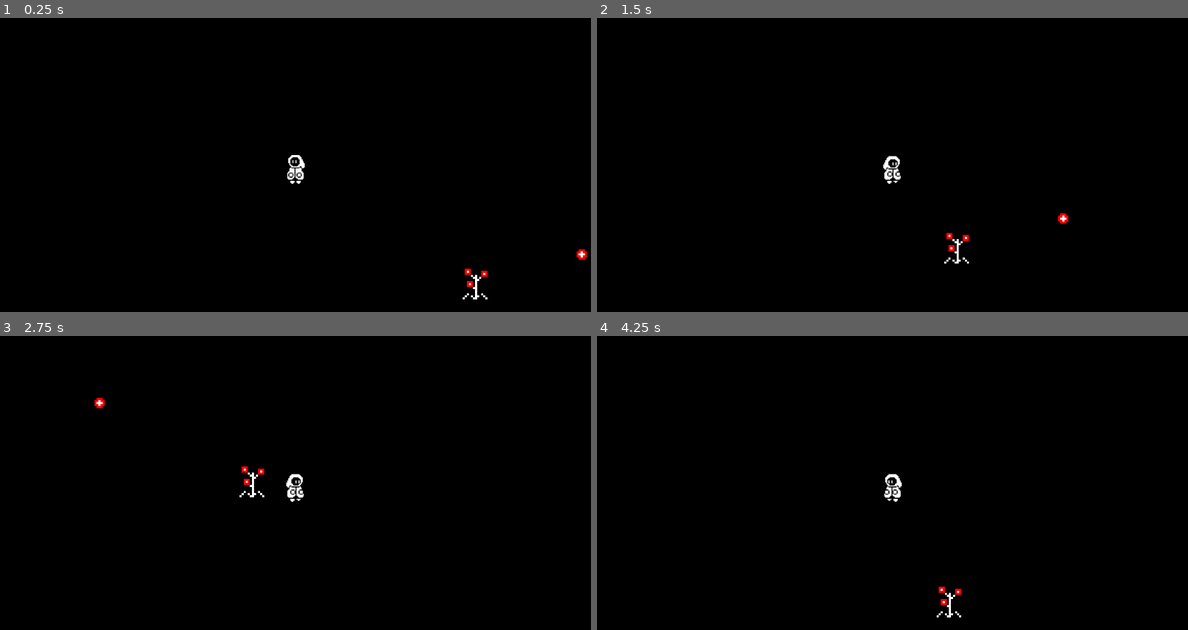
Above: before the commit, frames 1-4 (two rows, left to right).
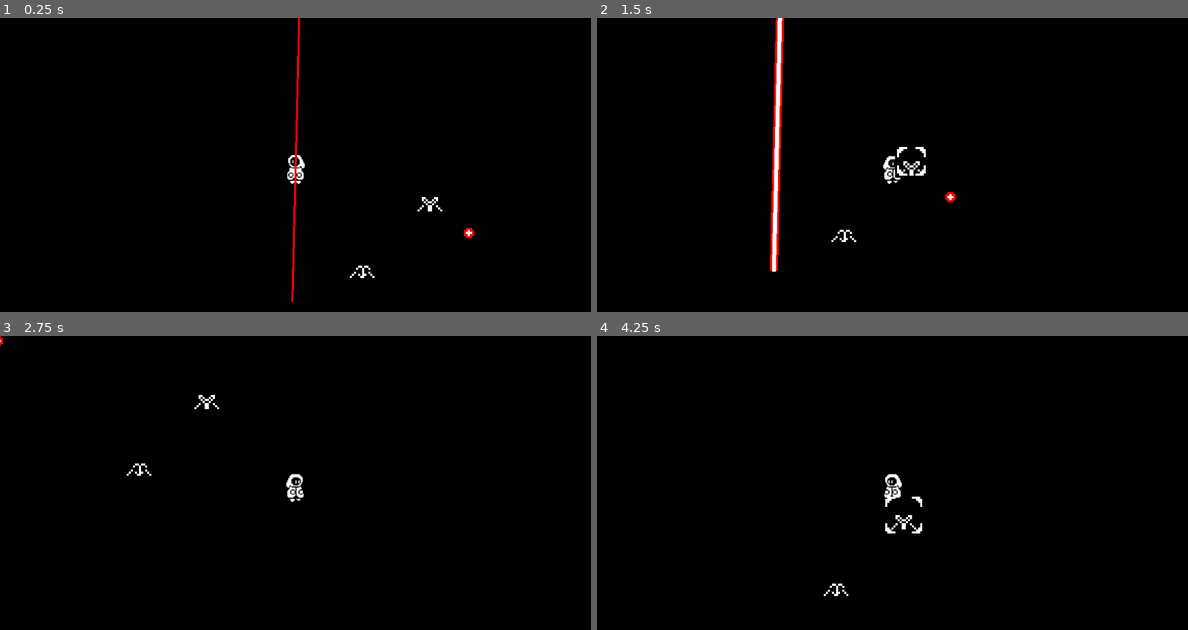
Above: after the commit, the same moments.

Repository: TheEggmo/Hexed-Harvest
Game: Godot game, scene res://test_level.tscn
Two runs of this game, one before a commit and one after it. Both use one fixed random seed, a clock stepped at 60 frames per second and the inputs below. This scene is started directly instead of the project's main scene.
Inputs:
- Up to frame 1 (0.25 s): no input
- Up to frame 2 (1.5 s): tap Enter at 0.5 s; hold D (right) 0.53-1.28 s; tap Space (interact) at 0.6 s; hold Down (down) from 1.28 s (still down); tap Shift (sprint) at 1.35 s
- Up to frame 3 (2.75 s): release Down (down) at 2.03 s; hold D (right) from 2.03 s (still down); tap Space (interact) at 2.1 s
- Up to frame 4 (4.25 s): release D (right) at 2.78 s; hold W (up) 2.78-3.53 s; tap Shift (sprint) at 2.85 s; hold A (left) from 3.53 s (still down); tap Space (interact) at 3.6 s

The runs differ from the first frame. In frame 1, 0.8% of the frame differs, in the area x 49-100%, y 0-97%; in frame 2, 1.8%, in the area x 29-80%, y 0-87%; in frame 3, 0.4%; in frame 4, 0.4%.

Commit message:
Parsnip attack, player hurtbox and hp controller
Added an attack to parsnip.
Added a hurtbox to the player which the plants attack can hit.
Added an hp controller to the player, which governs the player hp. It's connected to the hurtbox and reduces hp when hit.
Player blinks and gains iframes when losing hp.

Diff:
--- a/EventBus.gd
+++ b/EventBus.gd
@@ -1,6 +1,7 @@
 extends Node
 
-#TODO add a run restart signal
+signal player_died
+signal restart
 signal camera_limit_changed(rect :Rect2)
 signal points_changed(new_amount :int)
 
@@ -8,6 +9,9 @@
 	set(val):
 		points = val
 		points_changed.emit(points)
+
+func _ready():
+	restart.connect(cleanup)
 
 var text_scene = preload("res://Text/TextInstance.tscn")
 func spawn_floating_text(text :String, position: Vector2):
@@ -22,7 +26,8 @@
 
 var player_pos := Vector2.ZERO ## Prevents shenanigans when player is freed
 func get_player_position():
-	var player = get_tree().get_first_node_in_group("player")
+	#var player = get_tree().get_first_node_in_group("player")
+	var player = get_tree().get_first_node_in_group("player_hurtbox")
 	if player:
 		player_pos = player.global_position
 	return player_pos
--- /dev/null
+++ b/ParsnipProjectile.gd
@@ -0,0 +1,35 @@
+extends Node2D
+
+func _ready():
+	var target = Global.get_player_position()
+	## Lengthen the beam so it goes past the player
+	target += global_position.direction_to(target) * 1000
+
+	$TelegraphLine.clear_points()
+	$TelegraphLine.add_point(Vector2.ZERO)
+	$TelegraphLine.add_point(to_local(target))
+
+	$AttackLine.clear_points()
+	$AttackLine.add_point(Vector2.ZERO)
+	$AttackLine.add_point(to_local(target))
+	$AttackLine.visible = false
+
+	$RayCast2D.target_position = to_local(target)
+	set_physics_process(false)
+
+func _physics_process(_delta):
+	var hurtbox = $RayCast2D.get_collider()
+	if hurtbox:
+		hurtbox.activate()
+
+func _on_attack_timer_timeout():
+	$TelegraphLine.visible = false
+	$AttackLine.visible = true
+	set_physics_process(true)
+	$Fadeout.start()
+
+func _on_fadeout_timeout():
+	set_physics_process(false)
+	var tween = create_tween()
+	tween.tween_property($AttackLine, "width", 0, 0.5)
+	tween.tween_callback(queue_free)
--- /dev/null
+++ b/Plants/Attacks/parsnip_projectile.tscn
@@ -0,0 +1,36 @@
+[gd_scene load_steps=3 format=3 uid="uid://butwc8rnuoeth"]
+
+[ext_resource type="Script" path="res://ParsnipProjectile.gd" id="1_k7egg"]
+[ext_resource type="Texture2D" uid="uid://ddpye7p6xs4id" path="res://Plants/Attacks/beam.png" id="2_1dho5"]
+
+[node name="ParsnipProjectile" type="Node2D"]
+z_index = 3
+script = ExtResource("1_k7egg")
+
+[node name="TelegraphLine" type="Line2D" parent="."]
+width = 2.0
+default_color = Color(1, 0, 0, 1)
+begin_cap_mode = 2
+
+[node name="AttackLine" type="Line2D" parent="."]
+points = PackedVector2Array(116, 23, 165, 38, -1, 1, -1, 48)
+width = 12.0
+texture = ExtResource("2_1dho5")
+texture_mode = 1
+begin_cap_mode = 2
+
+[node name="RayCast2D" type="RayCast2D" parent="."]
+collision_mask = 8
+hit_from_inside = true
+collide_with_areas = true
+collide_with_bodies = false
+
+[node name="AttackTimer" type="Timer" parent="."]
+one_shot = true
+autostart = true
+
+[node name="Fadeout" type="Timer" parent="."]
+one_shot = true
+
+[connection signal="timeout" from="AttackTimer" to="." method="_on_attack_timer_timeout"]
+[connection signal="timeout" from="Fadeout" to="." method="_on_fadeout_timeout"]
--- a/Plants/Attacks/tomato_projectile.gd
+++ b/Plants/Attacks/tomato_projectile.gd
@@ -9,7 +9,7 @@
 	var slowdown = create_tween()
 	slowdown.tween_property(self, "velocity", Vector2.ZERO, 0.2)
 
-func _physics_process(delta):
+func _physics_process(_delta):
 	move_and_slide()
 
 func _on_timeout_timer_timeout():
@@ -22,3 +22,7 @@
 	var direction = global_position.direction_to(Global.get_player_position())
 	var accelerate = create_tween()
 	accelerate.tween_property(self, "velocity", direction * move_speed, 1.5)
+
+func _on_hitbox_area_entered(area):
+	area.activate()
+	queue_free()
--- a/Plants/Attacks/tomato_projectile.tscn
+++ b/Plants/Attacks/tomato_projectile.tscn
@@ -31,5 +31,6 @@
 one_shot = true
 autostart = true
 
+[connection signal="area_entered" from="Hitbox" to="." method="_on_hitbox_area_entered"]
 [connection signal="timeout" from="TimeoutTimer" to="." method="_on_timeout_timer_timeout"]
 [connection signal="timeout" from="PrimerTimer" to="." method="_on_primer_timer_timeout"]
--- a/Plants/Plant.gd
+++ b/Plants/Plant.gd
@@ -17,7 +17,8 @@
 	set(val):
 		type = val
 		update_sprite()
-@export var growth_stage = 0:
+
+var growth_stage = 0:
 	set(val):
 		growth_stage = val
 		update_sprite()
@@ -44,6 +45,7 @@
 		mature = true
 	else:
 		start_growth_timer()
+		Global.player_died.connect(disable)
 
 func start_growth_timer():
 	$GrowthTimer.start(growth_time * randf_range(growth_time_variance.x, growth_time_variance.y))
@@ -65,11 +67,17 @@
 		return null
 	spawn_dirt_particles()
 	plant_removed.emit()
-	#queue_free()
-	set_physics_process(false)
 	visible = false
 	global_position.x = -1000
+	disable()
 	return self
+
+func disable():
+	set_physics_process(false)
+	$AttackTimer.queue_free()
+	#for c in get_children():
+		#if c is Timer:
+			#c.stop()
 
 func spawn_dirt_particles():
 	var dirt_instance = dirt_particles.instantiate()
@@ -89,7 +97,8 @@
 			corrupted = true
 			self.growth_stage = 2
 			$CorruptionTimer.stop()
-			$AttackTimer.start()
+			if $AttackTimer:
+				$AttackTimer.start()
 		else:
 			corruption_chance += corruption_chance_ramp
 
@@ -109,8 +118,11 @@
 func attack_weed():
 	pass
 
+var parsnip_projectile_scene = preload("res://Plants/Attacks/parsnip_projectile.tscn")
 func attack_parsnip():
-	pass
+	var atk_scene = parsnip_projectile_scene.instantiate()
+	atk_scene.global_position = $ParsnipBeamOrigin.global_position
+	Global.add_child(atk_scene)
 
 func attack_melon():
 	pass
--- a/Plants/plant.tscn
+++ b/Plants/plant.tscn
@@ -106,7 +106,8 @@
 
 [node name="Sprite" type="AnimatedSprite2D" parent="."]
 sprite_frames = SubResource("SpriteFrames_mg36m")
-animation = &"melon"
+animation = &"parsnip"
+frame = 2
 
 [node name="CollisionShape2D" type="CollisionShape2D" parent="."]
 shape = SubResource("RectangleShape2D_237xe")
@@ -121,6 +122,9 @@
 [node name="AttackTimer" type="Timer" parent="."]
 wait_time = 3.0
 
+[node name="ParsnipBeamOrigin" type="Marker2D" parent="."]
+position = Vector2(0, -6)
+
 [connection signal="timeout" from="GrowthTimer" to="." method="_on_growth_timer_timeout"]
 [connection signal="timeout" from="CorruptionTimer" to="." method="_on_corruption_timer_timeout"]
 [connection signal="timeout" from="AttackTimer" to="." method="attack"]
--- a/Player/DepositDetector.gd
+++ b/Player/DepositDetector.gd
@@ -5,7 +5,7 @@
 
 @onready var shape := $CollisionShape2D
 
-func _physics_process(delta):
+func _physics_process(_delta):
 	if nearest_box:
 		nearest_box.highlighted = false
 	_find_nearest_box()
--- /dev/null
+++ b/Player/HPController.gd
@@ -0,0 +1,19 @@
+extends Node2D
+
+signal hp_lost
+signal hp_depleted
+
+@export var max_hp = 3
+@onready var hp = max_hp
+
+@export var enabled = true
+
+func _on_hurtbox_attack_detected():
+	if !enabled:
+		return
+
+	hp -= 1
+	if hp <= 0:
+		hp_depleted.emit()
+	else:
+		hp_lost.emit()
--- /dev/null
+++ b/Player/Hurtbox.gd
@@ -0,0 +1,6 @@
+extends Area2D
+
+signal attack_detected
+
+func activate():
+	attack_detected.emit()
--- a/Player/PlantDetector.gd
+++ b/Player/PlantDetector.gd
@@ -12,7 +12,7 @@
 	highlight_plant(null)
 	cursor.top_level = true
 
-func _physics_process(delta):
+func _physics_process(_delta):
 	find_nearest_plant()
 	highlight_plant(nearest_plant)
 
--- a/Player/PlayerController.gd
+++ b/Player/PlayerController.gd
@@ -7,7 +7,7 @@
 var hold = false
 var sprint = false
 
-func _physics_process(delta):
+func _physics_process(_delta):
 	move()
 	update_animation()
 
@@ -54,3 +54,22 @@
 			if new_plant.type != Plant.PlantType.WEED:
 				held_plant.set_plant(new_plant)
 				hold = true
+
+func _on_hp_controller_hp_lost():
+	$HPController.enabled = false
+	$IFrameAnimation.play("iframes")
+
+func _on_hp_controller_hp_depleted():
+	queue_free()
+	Global.player_died.emit()
+	## Reparent the camera so that it doesn't get deleted along with the player
+	for c in get_children():
+		if c is Camera2D:
+			remove_child(c)
+			c.global_position = global_position
+			get_parent().add_child(c)
+			break
+	 #TODO Add a death animation
+
+func _on_i_frame_animation_animation_finished(_anim_name):
+	$HPController.enabled = true
--- a/Player/player.tscn
+++ b/Player/player.tscn
@@ -1,12 +1,14 @@
-[gd_scene load_steps=42 format=3 uid="uid://bsnc521d2nh8w"]
+[gd_scene load_steps=47 format=3 uid="uid://bsnc521d2nh8w"]
 
 [ext_resource type="Script" path="res://Player/PlayerController.gd" id="1_qr6y8"]
 [ext_resource type="Texture2D" uid="uid://bwdh5svnwh4p2" path="res://Player/player.png" id="2_mo73m"]
 [ext_resource type="Script" path="res://Player/PlantDetector.gd" id="3_2jppj"]
 [ext_resource type="Texture2D" uid="uid://brudjqxgo2gwh" path="res://Player/cursor.png" id="4_p4vmt"]
+[ext_resource type="Script" path="res://Player/HPController.gd" id="5_4icno"]
 [ext_resource type="Script" path="res://Player/DepositDetector.gd" id="5_cfsoy"]
 [ext_resource type="Texture2D" uid="uid://0ul3qkkbka0u" path="res://Plants/plants-picked.png" id="5_l6csa"]
 [ext_resource type="Script" path="res://Player/HeldPlant.gd" id="6_j3u13"]
+[ext_resource type="Script" path="res://Player/Hurtbox.gd" id="6_kjd3u"]
 
 [sub_resource type="CircleShape2D" id="CircleShape2D_fpdfv"]
 
@@ -366,6 +368,93 @@
 "RunHold": SubResource("Animation_lgklu")
 }
 
+[sub_resource type="Animation" id="Animation_jig8c"]
+resource_name = "iframes"
+tracks/0/type = "value"
+tracks/0/imported = false
+tracks/0/enabled = true
+tracks/0/path = NodePath("Body:self_modulate")
+tracks/0/interp = 1
+tracks/0/loop_wrap = true
+tracks/0/keys = {
+"times": PackedFloat32Array(0, 0.1, 0.2, 0.3, 0.4, 0.5, 0.6, 0.7, 0.8, 0.9, 1, 1.1),
+"transitions": PackedFloat32Array(1, 1, 1, 1, 1, 1, 1, 1, 1, 1, 1, 1),
+"update": 1,
+"values": [Color(1, 1, 1, 1), Color(1, 1, 1, 0), Color(1, 1, 1, 1), Color(1, 1, 1, 0), Color(1, 1, 1, 1), Color(1, 1, 1, 0), Color(1, 1, 1, 1), Color(1, 1, 1, 0), Color(1, 1, 1, 1), Color(1, 1, 1, 0), Color(1, 1, 1, 1), Color(1, 1, 1, 0)]
+}
+tracks/1/type = "value"
+tracks/1/imported = false
+tracks/1/enabled = true
+tracks/1/path = NodePath("Body/Arms:self_modulate")
+tracks/1/interp = 1
+tracks/1/loop_wrap = true
+tracks/1/keys = {
+"times": PackedFloat32Array(0, 0.1, 0.2, 0.3, 0.4, 0.5, 0.6, 0.7, 0.8, 0.9, 1, 1.1),
+"transitions": PackedFloat32Array(1, 1, 1, 1, 1, 1, 1, 1, 1, 1, 1, 1),
+"update": 1,
+"values": [Color(1, 1, 1, 1), Color(1, 1, 1, 0), Color(1, 1, 1, 1), Color(1, 1, 1, 0), Color(1, 1, 1, 1), Color(1, 1, 1, 0), Color(1, 1, 1, 1), Color(1, 1, 1, 0), Color(1, 1, 1, 1), Color(1, 1, 1, 0), Color(1, 1, 1, 1), Color(1, 1, 1, 0)]
+}
+tracks/2/type = "value"
+tracks/2/imported = false
+tracks/2/enabled = true
+tracks/2/path = NodePath("Body/Eyes:self_modulate")
+tracks/2/interp = 1
+tracks/2/loop_wrap = true
+tracks/2/keys = {
+"times": PackedFloat32Array(0, 0.1, 0.2, 0.3, 0.4, 0.5, 0.6, 0.7, 0.8, 0.9, 1, 1.1),
+"transitions": PackedFloat32Array(1, 1, 1, 1, 1, 1, 1, 1, 1, 1, 1, 1),
+"update": 1,
+"values": [Color(1, 1, 1, 1), Color(1, 1, 1, 0), Color(1, 1, 1, 1), Color(1, 1, 1, 0), Color(1, 1, 1, 1), Color(1, 1, 1, 0), Color(1, 1, 1, 1), Color(1, 1, 1, 0), Color(1, 1, 1, 1), Color(1, 1, 1, 0), Color(1, 1, 1, 1), Color(1, 1, 1, 0)]
+}
+
+[sub_resource type="Animation" id="Animation_2pyh1"]
+length = 0.001
+tracks/0/type = "value"
+tracks/0/imported = false
+tracks/0/enabled = true
+tracks/0/path = NodePath("Body:self_modulate")
+tracks/0/interp = 1
+tracks/0/loop_wrap = true
+tracks/0/keys = {
+"times": PackedFloat32Array(0),
+"transitions": PackedFloat32Array(1),
+"update": 0,
+"values": [Color(1, 1, 1, 1)]
+}
+tracks/1/type = "value"
+tracks/1/imported = false
+tracks/1/enabled = true
+tracks/1/path = NodePath("Body/Arms:self_modulate")
+tracks/1/interp = 1
+tracks/1/loop_wrap = true
+tracks/1/keys = {
+"times": PackedFloat32Array(0),
+"transitions": PackedFloat32Array(1),
+"update": 0,
+"values": [Color(1, 1, 1, 1)]
+}
+tracks/2/type = "value"
+tracks/2/imported = false
+tracks/2/enabled = true
+tracks/2/path = NodePath("Body/Eyes:self_modulate")
+tracks/2/interp = 1
+tracks/2/loop_wrap = true
+tracks/2/keys = {
+"times": PackedFloat32Array(0),
+"transitions": PackedFloat32Array(1),
+"update": 0,
+"values": [Color(1, 1, 1, 1)]
+}
+
+[sub_resource type="AnimationLibrary" id="AnimationLibrary_titcc"]
+_data = {
+"RESET": SubResource("Animation_2pyh1"),
+"iframes": SubResource("Animation_jig8c")
+}
+
+[sub_resource type="CircleShape2D" id="CircleShape2D_5ckf5"]
+radius = 7.0
+
 [sub_resource type="AtlasTexture" id="AtlasTexture_y8t8n"]
 atlas = ExtResource("4_p4vmt")
 region = Rect2(0, 0, 18, 18)
@@ -400,9 +489,6 @@
 [sub_resource type="CircleShape2D" id="CircleShape2D_cqted"]
 radius = 19.0
 
-[sub_resource type="CircleShape2D" id="CircleShape2D_5ckf5"]
-radius = 7.0
-
 [node name="Player" type="CharacterBody2D" groups=["player"]]
 collision_layer = 0
 script = ExtResource("1_qr6y8")
@@ -437,6 +523,25 @@
 "": SubResource("AnimationLibrary_gkr3p")
 }
 autoplay = "Idle"
+
+[node name="IFrameAnimation" type="AnimationPlayer" parent="."]
+libraries = {
+"": SubResource("AnimationLibrary_titcc")
+}
+
+[node name="HPController" type="Node2D" parent="."]
+script = ExtResource("5_4icno")
+max_hp = 1
+
+[node name="Hurtbox" type="Area2D" parent="HPController"]
+collision_layer = 8
+collision_mask = 0
+script = ExtResource("6_kjd3u")
+
+[node name="CollisionShape2D" type="CollisionShape2D" parent="HPController/Hurtbox" groups=["player_hurtbox"]]
+position = Vector2(0, -10)
+shape = SubResource("CircleShape2D_5ckf5")
+debug_color = Color(0.956863, 0.192157, 0.188235, 0.419608)
 
 [node name="PlantDetector" type="Area2D" parent="."]
 position = Vector2(0, -7)
@@ -466,13 +571,10 @@
 shape = SubResource("CircleShape2D_cqted")
 debug_color = Color(0.839216, 0.188235, 0.823529, 0.419608)
 
-[node name="Hurtbox" type="Area2D" parent="."]
-
-[node name="CollisionShape2D" type="CollisionShape2D" parent="Hurtbox"]
-position = Vector2(0, -10)
-shape = SubResource("CircleShape2D_5ckf5")
-debug_color = Color(0.956863, 0.192157, 0.188235, 0.419608)
-
+[connection signal="animation_finished" from="IFrameAnimation" to="." method="_on_i_frame_animation_animation_finished"]
+[connection signal="hp_depleted" from="HPController" to="." method="_on_hp_controller_hp_depleted"]
+[connection signal="hp_lost" from="HPController" to="." method="_on_hp_controller_hp_lost"]
+[connection signal="attack_detected" from="HPController/Hurtbox" to="HPController" method="_on_hurtbox_attack_detected"]
 [connection signal="area_entered" from="PlantDetector" to="PlantDetector" method="_on_area_entered"]
 [connection signal="area_exited" from="PlantDetector" to="PlantDetector" method="_on_area_exited"]
 [connection signal="area_entered" from="DepositDetector" to="DepositDetector" method="_on_area_entered"]
--- a/Text/TextInstance.gd
+++ b/Text/TextInstance.gd
@@ -5,5 +5,5 @@
 func _ready():
 	$Node2D/Label.text = text
 
-func _on_AnimationPlayer_animation_finished(anim_name):
+func _on_AnimationPlayer_animation_finished(_anim_name):
 	queue_free()
--- a/test_level.tscn
+++ b/test_level.tscn
@@ -1,12 +1,14 @@
-[gd_scene load_steps=4 format=3 uid="uid://cfokrld4rml0s"]
+[gd_scene load_steps=5 format=3 uid="uid://cfokrld4rml0s"]
 
 [ext_resource type="PackedScene" uid="uid://bsnc521d2nh8w" path="res://Player/player.tscn" id="1_jpynq"]
 [ext_resource type="PackedScene" uid="uid://byd6pg53kkhah" path="res://Plants/plant.tscn" id="2_73l80"]
 [ext_resource type="PackedScene" uid="uid://brojul55onimt" path="res://Plants/Attacks/tomato_projectile.tscn" id="3_f2aki"]
+[ext_resource type="PackedScene" uid="uid://butwc8rnuoeth" path="res://Plants/Attacks/parsnip_projectile.tscn" id="4_aelkq"]
 
 [node name="test_level" type="Node2D"]
 
 [node name="Player" parent="." instance=ExtResource("1_jpynq")]
+position = Vector2(110, 21)
 
 [node name="Camera2D" type="Camera2D" parent="Player"]
 zoom = Vector2(2, 2)
@@ -14,7 +16,13 @@
 [node name="Plant" parent="." instance=ExtResource("2_73l80")]
 position = Vector2(175, 99)
 type = 3
-growth_stage = 2
+
+[node name="Plant2" parent="." instance=ExtResource("2_73l80")]
+position = Vector2(241, 34)
+type = 1
 
 [node name="TomatoProjectile" parent="." instance=ExtResource("3_f2aki")]
 position = Vector2(279, 69)
+
+[node name="ParsnipProjectile" parent="." instance=ExtResource("4_aelkq")]
+position = Vector2(107, 136)
Binary file added: Plants/Attacks/beam.png
Not shown, added: Plants/Attacks/beam.png.import
